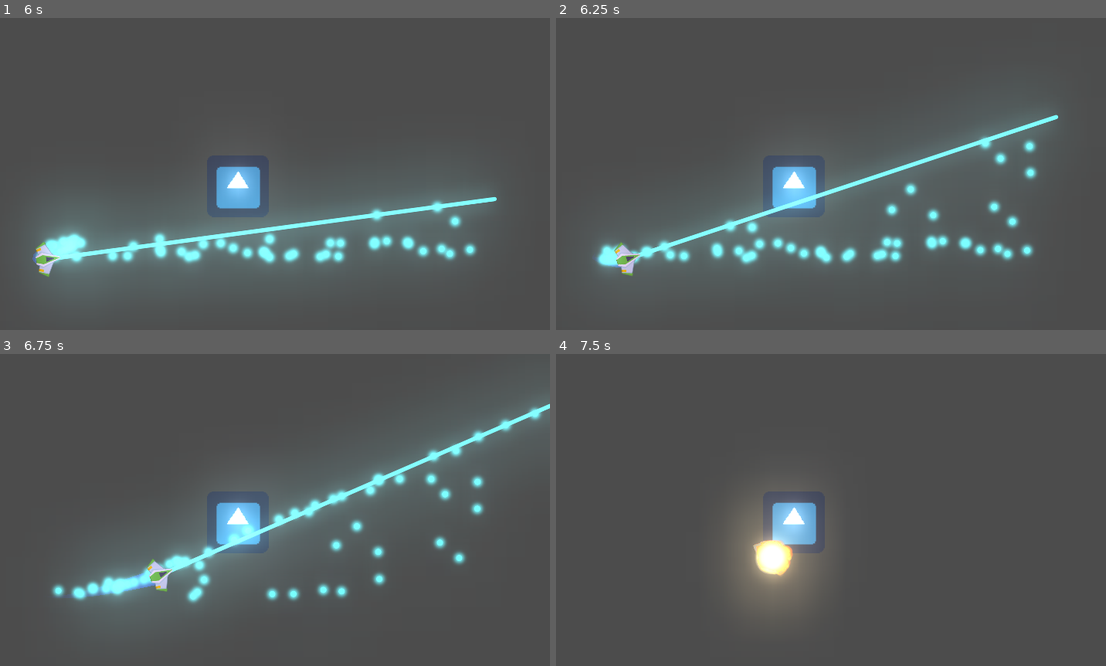
Above: before the commit, frames 1-4 (two rows, left to right).
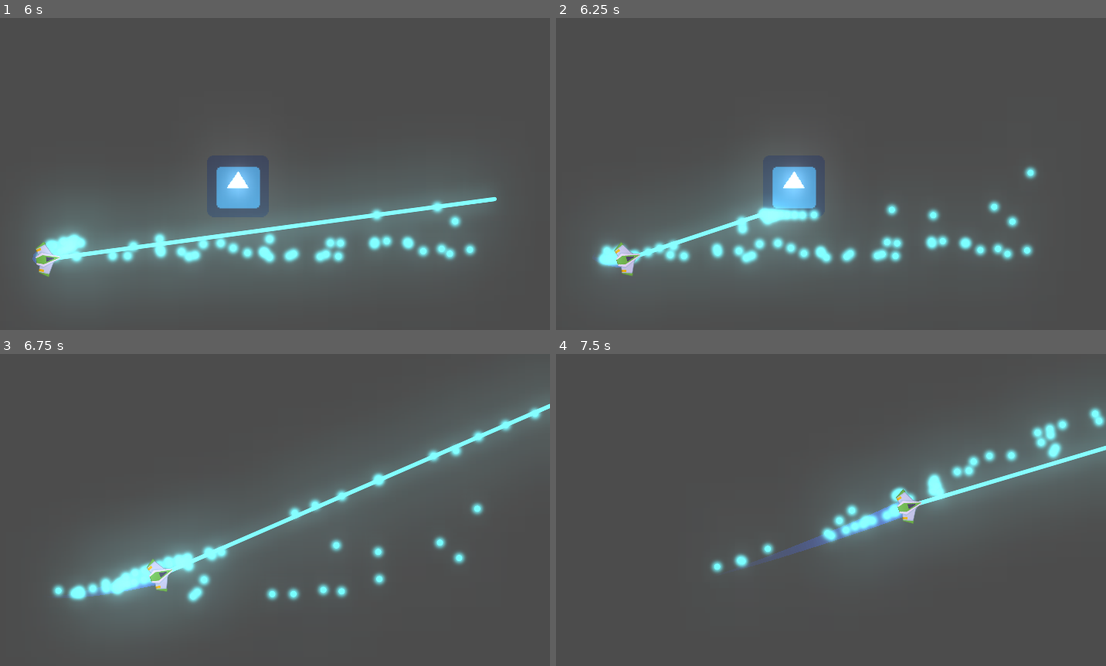
Above: after the commit, the same moments.

Repository: ismael29h/mete0rit0s-juego
Game: Godot game, scene res://Juego/Niveles/NivelTest.tscn
Two runs of this game, one before a commit and one after it. Both use one fixed random seed, a clock stepped at 60 frames per second and the inputs below. The engine's default icon, where the game draws it, is replaced by a stand-in: a white triangle on a blue panel in a dark square.
Inputs:
- Up to frame 1 (6 s): hold W (mover_adelante) 0.53-1.28 s; hold Space (disparo_principal) 0.53-1.28 s; tap Shift (disparo_secundario) at 1.35, 5.1 s; tap Enter at 2 s; hold A (mover_antihorario) 2.03-2.78 s; hold W (mover_adelante) 2.03-3.53 s; tap S (mover_atrás) at 2.85 s; hold D (mover_horario) 3.53-4.28 s; tap Space (disparo_principal) at 4.35 s; hold W (mover_adelante) from 5.78 s (still down); tap A (mover_antihorario) at 5.85 s
- Up to frame 2 (6.25 s): keep holding W (mover_adelante)
- Up to frame 3 (6.75 s): keep holding W (mover_adelante); hold S (mover_atrás) from 6.53 s (still down)
- Up to frame 4 (7.5 s): keep holding W (mover_adelante); release S (mover_atrás) at 7.28 s; tap D (mover_horario) at 7.35 s

Frame 1 is identical in both runs. In frame 2, 4.4% of the frame differs, in the area x 13-92%, y 30-77%; in frame 3, 2.9%; in frame 4, 13%, in the area x 28-100%, y 16-83%.

Commit message:
Daño del laser secundario agregado

Diff:
--- a/Juego/Proyectiles/LaserBeam2D.gd
+++ b/Juego/Proyectiles/LaserBeam2D.gd
@@ -19,6 +19,10 @@
 export var max_length := 1400.0
 # Base duration of the tween animation in seconds.
 export var growth_time := 0.1
+# daño por segundo
+export var danio_laser:float = 0.3
+
+var ratio_danio:float = danio_laser * 60 # 60 fps
 
 # If `true`, the laser is firing.
 # It plays appearing and disappearing animations when it's not animating.
@@ -41,9 +45,10 @@
 	fill.points[1] = Vector2.ZERO
 
 
+# modificado
 func _physics_process(delta: float) -> void:
 	cast_to = (cast_to + Vector2.RIGHT * cast_speed * delta).clamped(max_length)
-	cast_beam()
+	cast_beam(delta)
 
 
 func set_is_casting(cast: bool) -> void:
@@ -66,7 +71,7 @@
 
 # Controls the emission of particles and extends the Line2D to `cast_to` or the ray's
 # collision point, whichever is closest.
-func cast_beam() -> void:
+func cast_beam(delta:float) -> void:
 	var cast_point := cast_to
 
 	force_raycast_update()
@@ -76,6 +81,9 @@
 		cast_point = to_local(get_collision_point())
 		collision_particles.global_rotation = get_collision_normal().angle()
 		collision_particles.position = cast_point
+		if get_collider().has_method("recibir_danio"):
+			get_collider().recibir_danio(ratio_danio * delta)
+
 
 	fill.points[1] = cast_point
 	beam_particles.position = cast_point * 0.5
--- a/Juego/Proyectiles/LaserBeam2D.tscn
+++ b/Juego/Proyectiles/LaserBeam2D.tscn
@@ -9,6 +9,8 @@
 z_as_relative = false
 enabled = true
 cast_to = Vector2( 0, 0 )
+collision_mask = 6
+collide_with_areas = true
 script = ExtResource( 1 )
 
 [node name="FillLine2D" type="Line2D" parent="."]
--- a/Juego/Proyectiles/Proyectil.tscn
+++ b/Juego/Proyectiles/Proyectil.tscn
@@ -10,6 +10,8 @@
 [node name="Proyectil" type="Area2D"]
 light_mask = 0
 z_as_relative = false
+collision_layer = 0
+collision_mask = 0
 script = ExtResource( 2 )
 
 [node name="Sprite" type="Sprite" parent="."]
